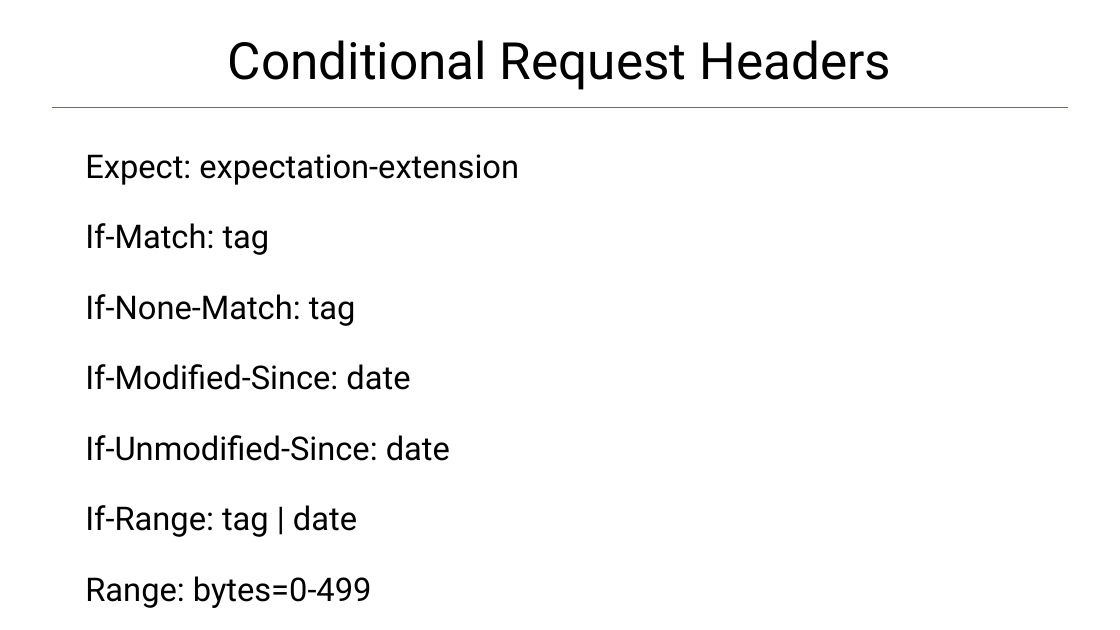
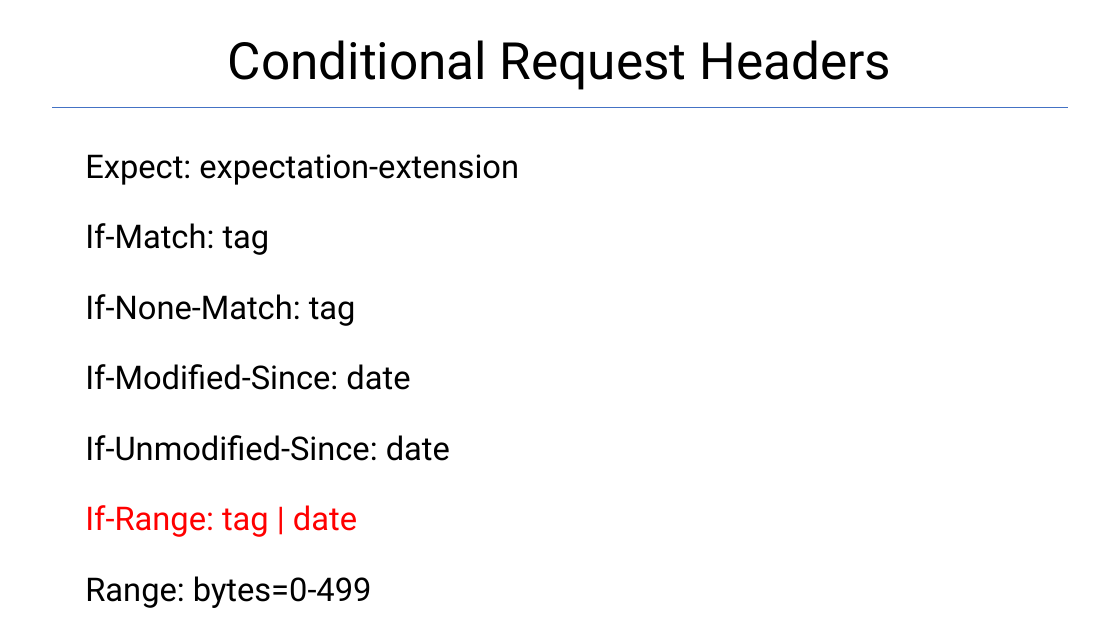
Before and after one commit to Garnik94/Levelup_presentations, a slide deck: slide 22 of Http/Http_presentation.pptx. Drawn at 1120x630 pixels with LibreOffice and Linux fonts; fonts in the diff are those of the drawing. Boxes give left, top, right and bottom in pixels: in the first picture for what was removed or moved away, otherwise in the second. Text is boxed around its words. In the diff, an @@ line names an element or a change of style, - is before the commit and + after.

```diff
--- a/Http/Http_presentation.pptx
+++ b/Http/Http_presentation.pptx
@@ text at (x1=85, y1=505, x2=357, y2=537): text colour #000000 to #FF0000 in "If-Range: tag | date" @@
```
Also in this commit, not shown: 1 other file.
